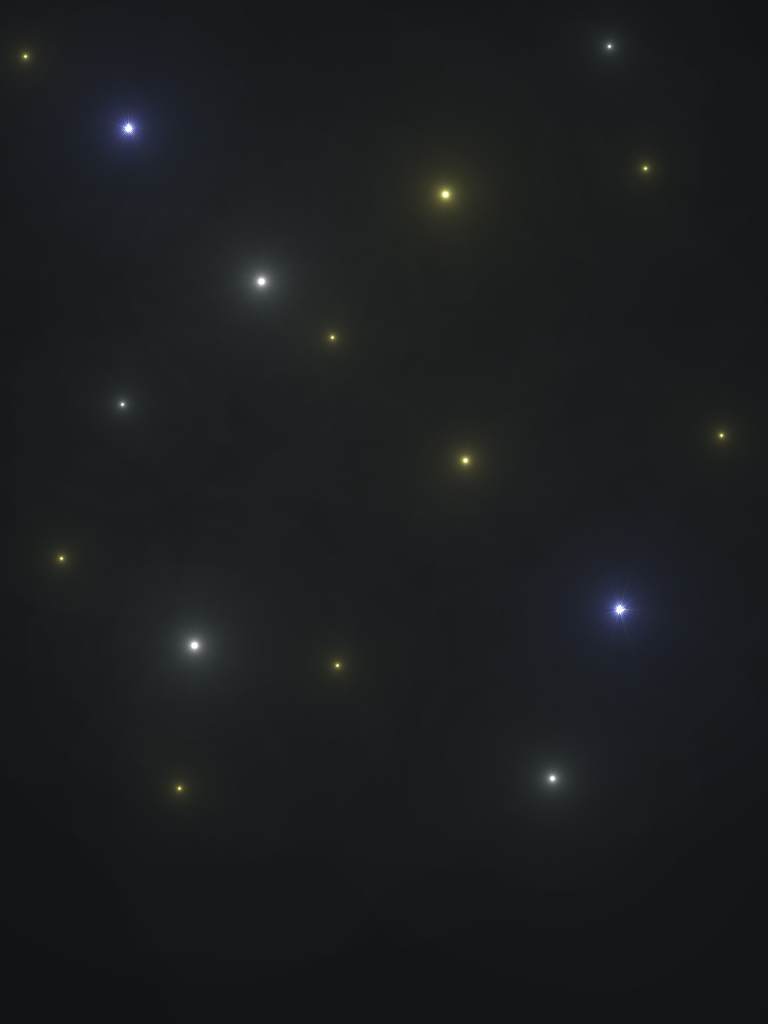
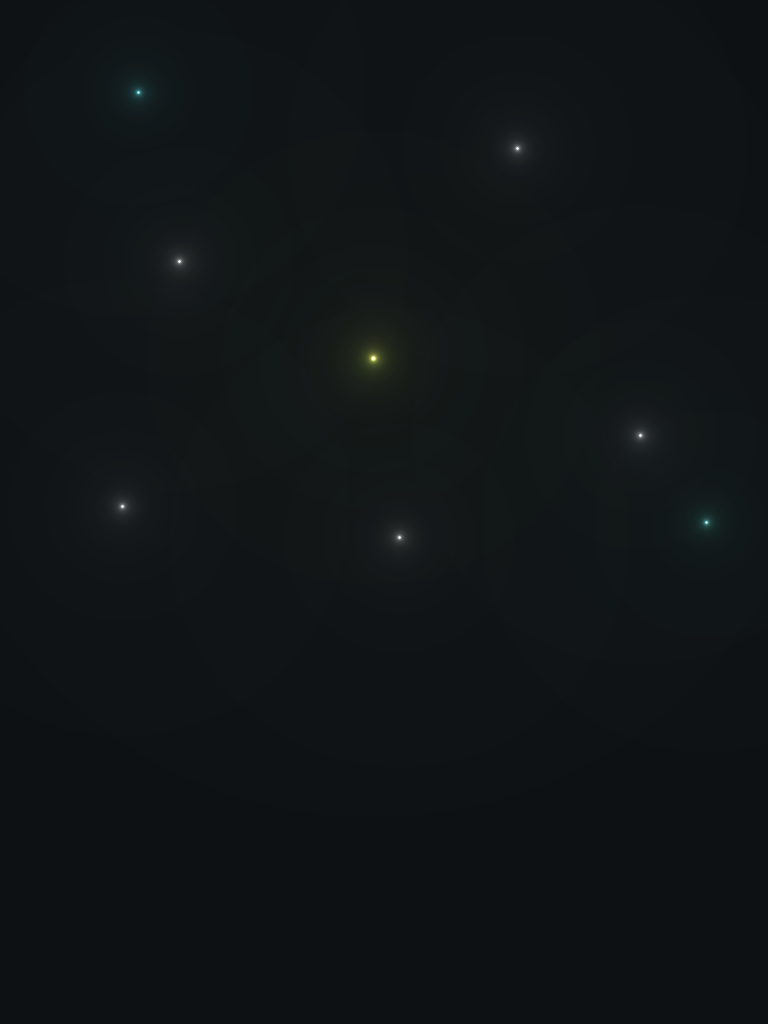
Revision of a layered 768 × 1024 image; what changed, layer by layer:
added layer "Stars2" above "Stars" over [left=0, top=0, right=768, bottom=817]
hid "Stars" over [left=0, top=0, right=768, bottom=1024]
